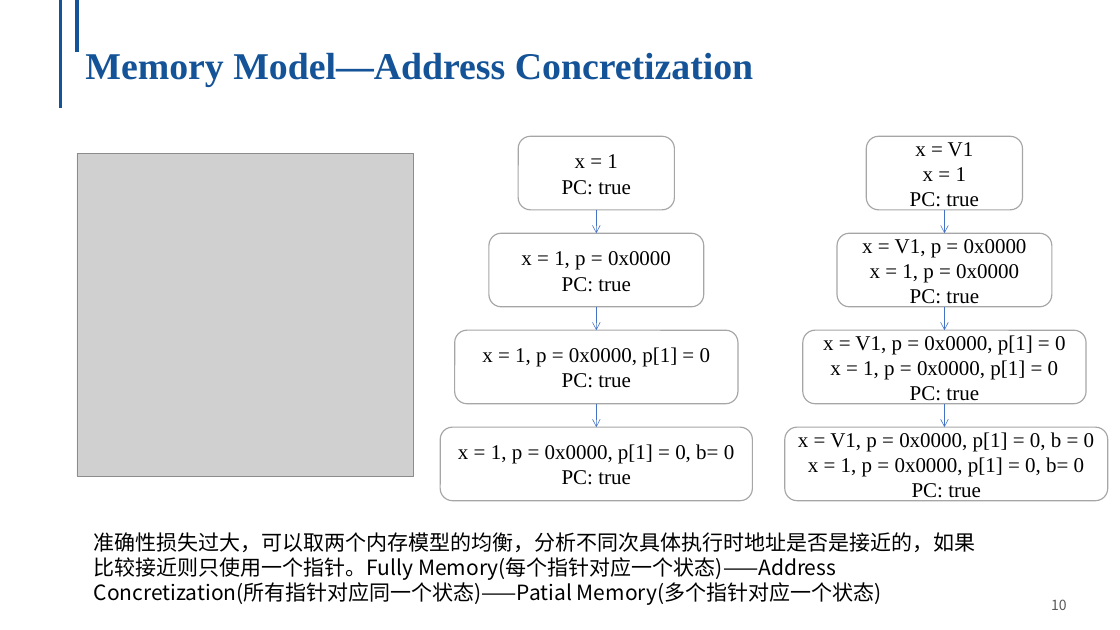
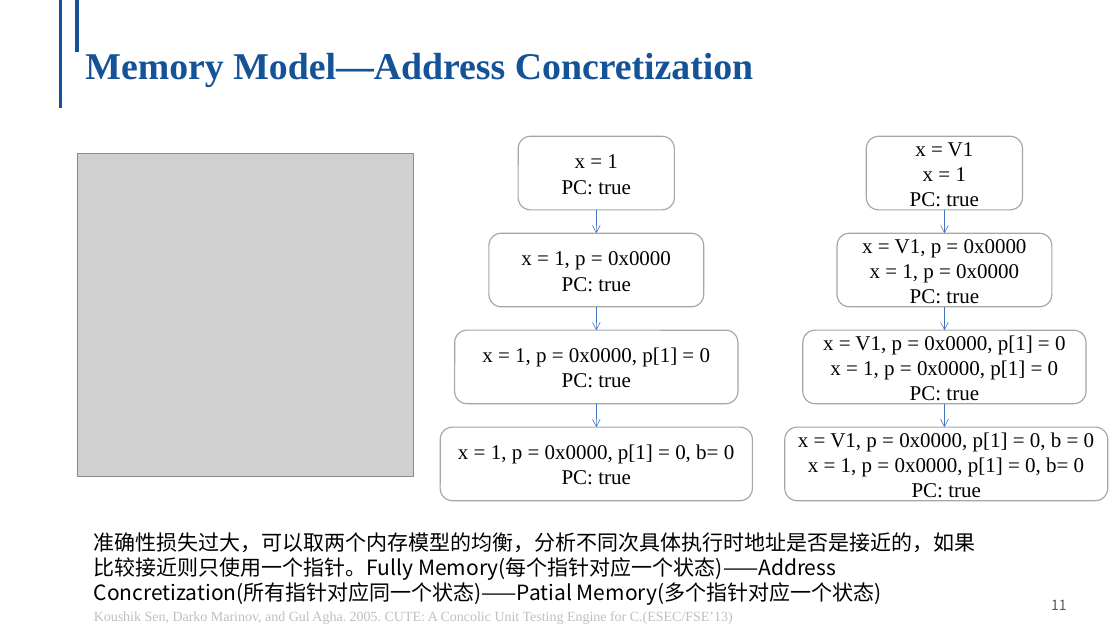
Before and after one commit to NingmoRain/NingmoRain.github.io, a slide deck: slide 11 of files/Survey__Symbolic_Execution.pptx (slide 10 before the commit). Drawn at 1120x630 pixels with LibreOffice and Linux fonts; fonts in the diff are those of the drawing; grey boxes stand for pictures; background and template pictures are left out. Boxes give left, top, right and bottom in pixels: in the first picture for what was removed or moved away, otherwise in the second. Text is boxed around its words. In the diff, an @@ line names an element or a change of style, - is before the commit and + after.

```diff
--- a/files/Survey__Symbolic_Execution.pptx
+++ b/files/Survey__Symbolic_Execution.pptx
@@ text added at <box>94,611,733,624</box>, 12 pt, text #BFBFBF @@
+Koushik Sen, Darko Marinov, and Gul Agha. 2005. CUTE: A Concolic Unit Testing Engine for C.(ESEC/FSE’13)
@@ page number at <box>1051,600,1067,610</box>: text changed @@
-10
+11
```
Also in this commit, not shown: 9 other slides changed, 4 slides added, 1 slide removed, 7 other files.
